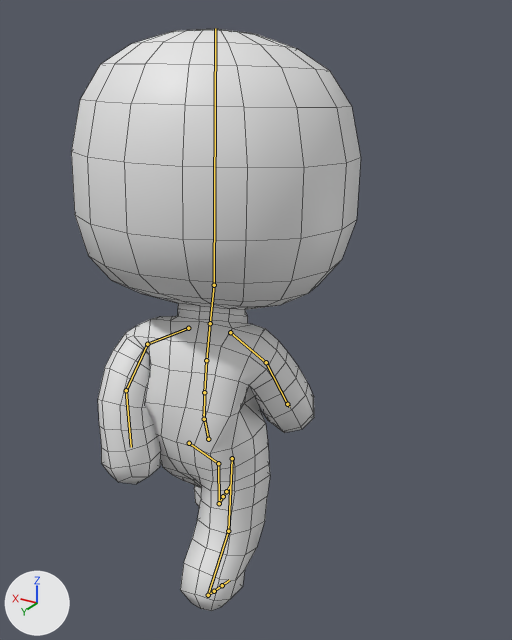
Before and after pictures for a commit that changed the FBX model Editor/IKRig/WalkingBackwards.fbx.
Rendered twice from a 50 mm lens placed at (-2.25, 3.23, 3.4), pointed at (0.0, -0.53, 1.52). Every picture has the same lights, and +X, +Y and +Z are marked at lower left. The first picture is the older version. Both versions are drawn at frame 29 of the action 'mixamo.com'; the numbers are the values there. The bones that change, and the others that lie on the model, are drawn over the model as lines. Mesh edges are drawn as thin lines.

The first picture shows 'StickMan'.
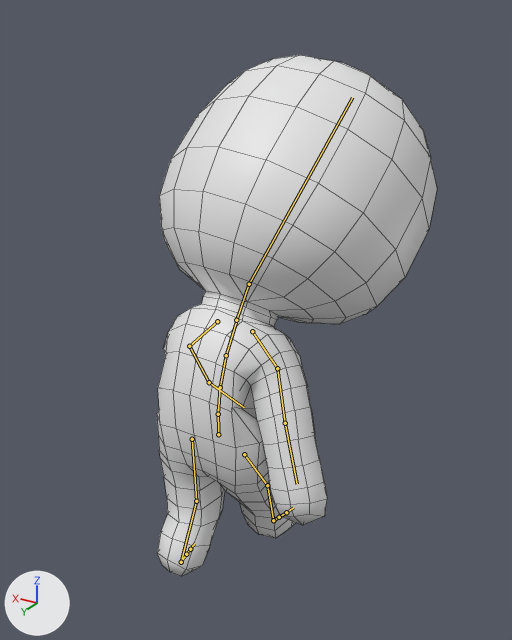
Location of each change, [x1, y1, x2, y2] in pixels of the pictures (512 x 640 px):
'StickMan', posed (10% shorter)
    before: [71, 29, 361, 611]
    after: [157, 55, 437, 576]
bone 'mixamorig:Hips', root to tip
    before: (208, 439) to (203, 414)
    after: (218, 434) to (218, 409)
bone 'mixamorig:Spine', root to tip
    before: (204, 419) to (204, 392)
    after: (218, 414) to (220, 387)
bone 'mixamorig:Spine1', root to tip
    before: (204, 392) to (206, 360)
    after: (220, 387) to (226, 355)
bone 'mixamorig:Spine2', root to tip
    before: (206, 360) to (210, 323)
    after: (226, 355) to (237, 319)
bone 'mixamorig:Neck', root to tip
    before: (210, 323) to (214, 285)
    after: (236, 320) to (249, 284)
bone 'mixamorig:Head', root to tip
    before: (214, 285) to (215, 28)
    after: (249, 284) to (352, 97)
bone 'mixamorig:LeftShoulder', root to tip
    before: (188, 328) to (147, 344)
    after: (217, 321) to (189, 346)
bone 'mixamorig:LeftArm', root to tip
    before: (147, 344) to (126, 390)
    after: (189, 346) to (209, 382)
bone 'mixamorig:LeftForeArm', root to tip
    before: (126, 390) to (131, 447)
    after: (209, 382) to (244, 407)
bone 'mixamorig:RightShoulder', root to tip
    before: (230, 332) to (266, 362)
    after: (252, 331) to (277, 368)
bone 'mixamorig:RightArm', root to tip
    before: (266, 362) to (287, 404)
    after: (277, 368) to (285, 423)
bone 'mixamorig:RightForeArm', root to tip
    before: (287, 404) to (289, 406)
    after: (285, 423) to (297, 484)
bone 'mixamorig:LeftUpLeg', root to tip
    before: (189, 443) to (218, 463)
    after: (192, 439) to (196, 501)
bone 'mixamorig:LeftLeg', root to tip
    before: (218, 463) to (219, 503)
    after: (196, 501) to (181, 562)
bone 'mixamorig:LeftFoot', root to tip
    before: (219, 503) to (223, 496)
    after: (181, 562) to (186, 554)
bone 'mixamorig:RightUpLeg', root to tip
    before: (232, 458) to (228, 531)
    after: (244, 454) to (267, 485)
bone 'mixamorig:RightLeg', root to tip
    before: (228, 531) to (208, 595)
    after: (267, 485) to (273, 520)
bone 'mixamorig:RightFoot', root to tip
    before: (208, 595) to (214, 591)
    after: (273, 520) to (279, 517)
bone 'mixamorig:RightToeBase', root to tip
    before: (214, 591) to (222, 585)
    after: (279, 517) to (286, 512)

What the commit changed:
Bone 'mixamorig:Hips' (bone_mixamorig_hips) moves from (3.8, -10.5, -0.6) to (-2.0, -7.0, 2.2).
Bone 'mixamorig:Hips' (bone_mixamorig_hips) turns from (-6, -9, -6) to (-1, 4, 1) degrees about its own x, y and z.
Bone 'mixamorig:Spine' (bone_mixamorig_spine) turns from (14, 17, 7) to (11, -6, -1) degrees about its own x, y and z.
Bone 'mixamorig:Spine1' (bone_mixamorig_spine1) turns from (8, 4, 0) to (10, -2, 0) degrees about its own x, y and z.
Bone 'mixamorig:Spine2' (bone_mixamorig_spine2) turns from (7, 5, 0) to (10, -2, 0) degrees about its own x, y and z.
Bone 'mixamorig:Neck' (bone_mixamorig_neck) turns from (-1, -2, 0) to (3, 0, 0) degrees about its own x, y and z.
Bone 'mixamorig:Head' (bone_mixamorig_head) turns from (-17, -15, 5) to (11, -4, 3) degrees about its own x, y and z.
Bone 'mixamorig:LeftShoulder' (bone_mixamorig_leftshoulder) turns from (10, 1, -1) to (28, 3, 14) degrees about its own x, y and z.
Bone 'mixamorig:LeftArm' (bone_mixamorig_leftarm) turns from (77, 32, 21) to (39, -29, 44) degrees about its own x, y and z.
Bone 'mixamorig:LeftForeArm' (bone_mixamorig_leftforearm) turns from (4, -3, 40) to (4, -2, 22) degrees about its own x, y and z.
Bone 'mixamorig:RightShoulder' (bone_mixamorig_rightshoulder) turns from (17, -2, -10) to (21, -2, -7) degrees about its own x, y and z.
Bone 'mixamorig:RightArm' (bone_mixamorig_rightarm) turns from (36, 10, -17) to (42, 7, -2) degrees about its own x, y and z.
Bone 'mixamorig:RightForeArm' (bone_mixamorig_rightforearm) turns from (3, 4, -59) to (4, 1, -6) degrees about its own x, y and z.
Bone 'mixamorig:LeftUpLeg' (bone_mixamorig_leftupleg) turns from (35, 0, 9) to (-2, -1, -6) degrees about its own x, y and z.
Bone 'mixamorig:LeftLeg' (bone_mixamorig_leftleg) turns from (-38, -6, 9) to (-36, 0, 4) degrees about its own x, y and z.
Bone 'mixamorig:LeftFoot' (bone_mixamorig_leftfoot) turns from (-4, -4, 3) to (36, -1, -1) degrees about its own x, y and z.
Bone 'mixamorig:RightUpLeg' (bone_mixamorig_rightupleg) turns from (-20, 6, -1) to (33, 9, 2) degrees about its own x, y and z.
Bone 'mixamorig:RightLeg' (bone_mixamorig_rightleg) turns from (-26, -7, -4) to (-17, 8, -2) degrees about its own x, y and z.
Bone 'mixamorig:RightFoot' (bone_mixamorig_rightfoot) turns from (33, 11, 7) to (-8, -3, -4) degrees about its own x, y and z.
Bone 'mixamorig:RightToeBase' (bone_mixamorig_righttoebase) turns from (7, 1, 0) to (2, 0, 0) degrees about its own x, y and z.
